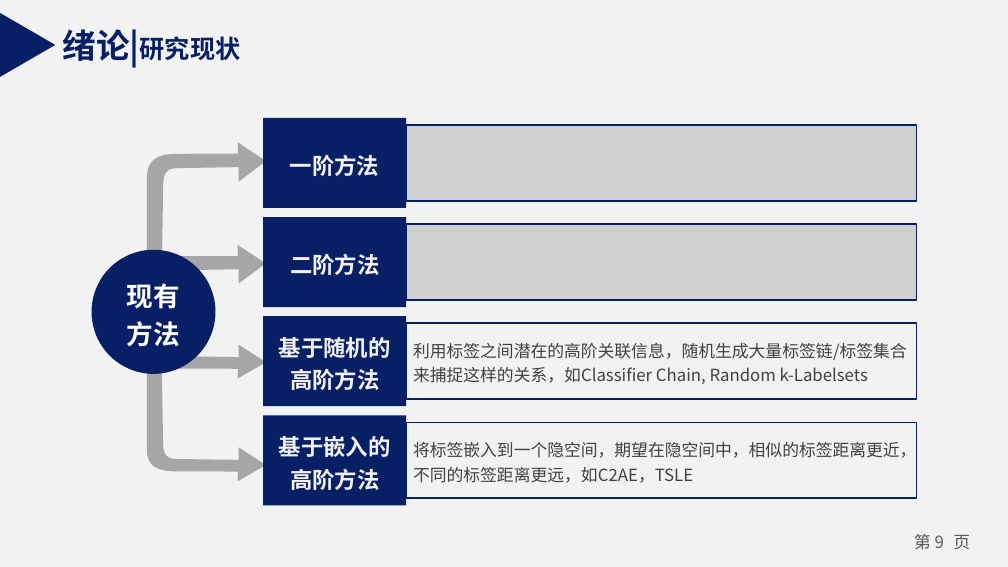
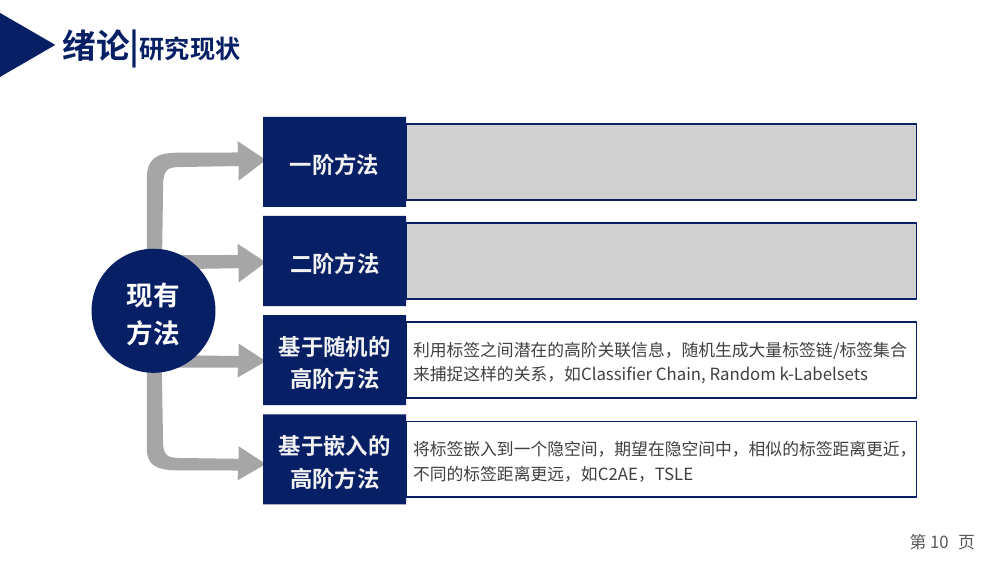
Before and after one commit to weixiao2333/zjuthesis-mphil, a slide deck: slide 10 of 硕士毕业论文答辩PPT.pptx (slide 9 before the commit). Drawn at 1008x567 pixels with LibreOffice and Linux fonts; fonts in the diff are those of the drawing; grey boxes stand for pictures. Boxes give left, top, right and bottom in pixels: in the first picture for what was removed or moved away, otherwise in the second. Text is boxed around its words. In the diff, an @@ line names an element or a change of style, - is before the commit and + after.

```diff
--- a/硕士毕业论文答辩PPT.pptx
+++ b/硕士毕业论文答辩PPT.pptx
@@ background #F2F2F2 to #FFFFFF @@
@@ outline redrawn in 4 elements at (147,355,266,481), (147,141,266,286), (147,244,266,386), (147,252,266,378) @@
@@ page number at (910,534,975,550): text changed @@
-第 9 页
+第 10 页
```
Also in this commit, not shown: 30 other slides changed, 9 slides added.
